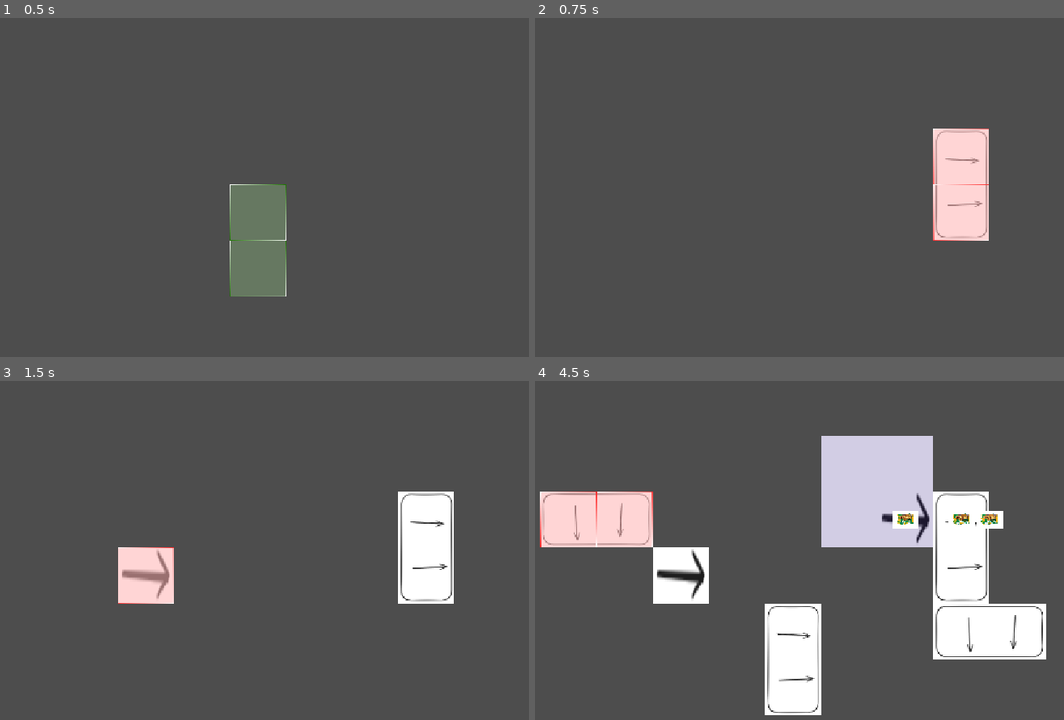
Above: before the commit, frames 1-4 (two rows, left to right).
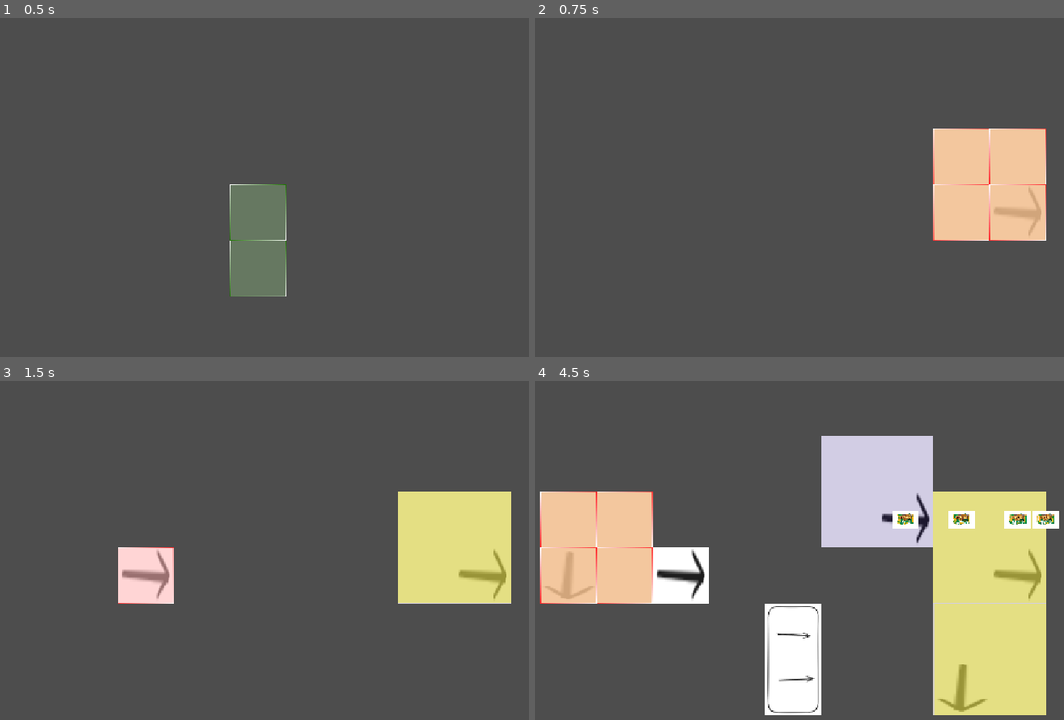
Above: after the commit, the same moments.

Repository: Schlutzkrapfen/Camara-Game
Game: Godot game, scene res://Levels/main_scene.tscn
The game is run twice, just before and just after one commit, with the same random seed, the same clock (stepped at 60 frames per second) and the same inputs.
Inputs (mouse positions are in pixels of both pictures, inside the frame that each line leads up to):
- Up to frame 1 (0.5 s): no input
- Up to frame 2 (0.75 s): tap Enter at 0.5 s; move the mouse to (947, 180) at 0.52 s; tap 3 (HeadFactory, bound only after the commit) at 0.6 s; click (947, 180) at 0.67 s
- Up to frame 3 (1.5 s): tap Space at 0.77, 1.25 s; move the mouse to (142, 581) at 1.27 s; tap 1 (Belt) at 1.35 s; click (142, 581) at 1.42 s
- Up to frame 4 (4.5 s): tap Space at 1.52, 3.02, 3.5, 3.77 s; tap 3 (HeadFactory, bound only after the commit) at 1.55, 2.3, 3.05, 3.8, 4.35 s; tap Enter at 2, 4.25 s; move the mouse to (873, 482) at 2.02 s; tap ' (Goo_maker) at 2.1 s; click (873, 482) at 2.17 s; move the mouse to (773, 635) at 2.77 s; tap 2 (Splitter) at 2.85 s; click (773, 635) at 2.92 s; move the mouse to (1000, 618) at 3.52 s; hold R (roration) 3.53-4.28 s; click (1000, 618) at 3.67 s; move the mouse to (614, 509) at 4.27 s; click (614, 509) at 4.42 s

Frame 1 is identical in both runs. In frame 2, 6.9% of the frame differs, in the area x 75-97%, y 32-66%; in frame 3, 7.1%; in frame 4, 21%, in the area x 0-100%, y 32-99%.

Commit message:
starded working on the input

Diff:
--- a/items/goo.tscn
+++ b/Levels/items/goo.tscn
@@ -1,7 +1,7 @@
 [gd_scene format=3 uid="uid://okfpuqgbojjs"]
 
 [ext_resource type="Texture2D" uid="uid://b156hx6atwntv" path="res://assets/Protype Factory/OIP-3525223804.jpg" id="1_kyumw"]
-[ext_resource type="Script" uid="uid://c13qp403g0800" path="res://items/item_resources.gd" id="2_kyumw"]
+[ext_resource type="Script" uid="uid://c13qp403g0800" path="res://Levels/items/item_resources.gd" id="2_kyumw"]
 
 [node name="goo" type="Sprite2D" unique_id=2078084850]
 scale = Vector2(0.1, 0.1)
--- a/Levels/main_scene.tscn
+++ b/Levels/main_scene.tscn
@@ -8,6 +8,7 @@
 [ext_resource type="Texture2D" uid="uid://b5w0sxaixnlhk" path="res://assets/Protype Factory/splitter.png" id="3_wr0fo"]
 [ext_resource type="Texture2D" uid="uid://cjxdymamhuqj0" path="res://assets/Protype Factory/goofactory.png" id="4_mc1i1"]
 [ext_resource type="Script" uid="uid://b7r4n585kvy5" path="res://script/spawner.gd" id="4_p8lrm"]
+[ext_resource type="Texture2D" uid="uid://d27i4qnwa0txv" path="res://assets/Protype Factory/headfactory.png" id="4_xnfqo"]
 [ext_resource type="Script" uid="uid://bko1gb6s0qt05" path="res://Levels/flow_field.gd" id="6_8rkvs"]
 [ext_resource type="Script" uid="uid://bi4ewvw0hvmxg" path="res://script/switch_factory.gd" id="8_wjs4o"]
 
@@ -28,6 +29,14 @@
 0:0/0 = 0
 0:1/0 = 0
 
+[sub_resource type="TileSetAtlasSource" id="TileSetAtlasSource_kumpi"]
+texture = ExtResource("4_xnfqo")
+texture_region_size = Vector2i(100, 100)
+0:0/0 = 0
+1:0/0 = 0
+0:1/0 = 0
+1:1/0 = 0
+
 [sub_resource type="TileSetAtlasSource" id="TileSetAtlasSource_qs7lm"]
 texture = ExtResource("4_mc1i1")
 texture_region_size = Vector2i(100, 100)
@@ -42,6 +51,7 @@
 sources/0 = SubResource("TileSetAtlasSource_mne4e")
 sources/2 = SubResource("TileSetAtlasSource_mc1i1")
 sources/4 = SubResource("TileSetAtlasSource_qs7lm")
+sources/3 = SubResource("TileSetAtlasSource_kumpi")
 
 [sub_resource type="TileSetAtlasSource" id="TileSetAtlasSource_8rkvs"]
 texture = ExtResource("1_wjs4o")
--- a/Resourcen/building_resource.gd
+++ b/Resourcen/building_resource.gd
@@ -10,4 +10,5 @@
 @export var output:Array[itemResouce]
 #Which tile has the output and which direction
 @export var output_tile:Dictionary[Vector2i,Global.TileTransform]
+@export var input_size:int = 1
 var cur_input:Array[itemResouce]
--- a/Resourcen/goo.tres
+++ b/Resourcen/goo.tres
@@ -1,6 +1,6 @@
 [gd_resource type="Resource" script_class="itemResouce" format=3 uid="uid://bvdqxr7232ip4"]
 
-[ext_resource type="PackedScene" uid="uid://okfpuqgbojjs" path="res://items/goo.tscn" id="1_oc1hb"]
+[ext_resource type="PackedScene" uid="uid://okfpuqgbojjs" path="res://Levels/items/goo.tscn" id="1_oc1hb"]
 [ext_resource type="Script" uid="uid://e10ksi240mgo" path="res://Resourcen/item_resource.gd" id="2_j6o5v"]
 
 [resource]
--- /dev/null
+++ b/Resourcen/head_maker.tres
@@ -0,0 +1,13 @@
+[gd_resource type="Resource" script_class="BuildingResource" format=3 uid="uid://ckqqp71ilh3ve"]
+
+[ext_resource type="Script" uid="uid://e10ksi240mgo" path="res://Resourcen/item_resource.gd" id="1_6bj6n"]
+[ext_resource type="Script" uid="uid://c46u5wpm1rwce" path="res://Resourcen/building_resource.gd" id="2_qto3q"]
+
+[resource]
+script = ExtResource("2_qto3q")
+size = Vector2i(2, 2)
+tilemap_id = 3
+craft_time = 1.0
+output_tile = Dictionary[Vector2i, int]({
+Vector2i(0, 0): 0
+})
--- a/project.godot
+++ b/project.godot
@@ -36,9 +36,9 @@
 
 folder_colors={
 "res://Levels/": "yellow",
+"res://Levels/items/": "pink",
 "res://Resourcen/": "green",
 "res://assets/": "orange",
-"res://items/": "pink",
 "res://script/": "blue"
 }
 
@@ -54,9 +54,10 @@
 "events": [Object(InputEventKey,"resource_local_to_scene":false,"resource_name":"","device":-1,"window_id":0,"alt_press …(191 unchanged characters)…
 ]
 }
-Fectory={
+HeadFactory={
 "deadzone": 0.2,
-"events": []
+"events": [Object(InputEventKey,"resource_local_to_scene":false,"resource_name":"","device":-1,"window_id":0,"alt_pressed":false,"shift_pressed":false,"ctrl_pressed":false,"meta_pressed":false,"pressed":false,"keycode":0,"physical_keycode":51,"key_label":0,"unicode":51,"location":0,"echo":false,"script":null)
+]
 }
 FactorySwitcherUp={
 "deadzone": 0.2,
--- a/script/globals/Global.gd
+++ b/script/globals/Global.gd
@@ -2,7 +2,8 @@
 @onready var factory_list: Array[BuildingResource] = [
 	preload("res://Resourcen/conaer_belt.tres"),
 	preload("res://Resourcen/splitter.tres"),
-	preload("res://Resourcen/goo_factory.tres")
+	preload("res://Resourcen/goo_factory.tres"),
+	preload("res://Resourcen/head_maker.tres")
 ]
 var current_house: int = 1
 enum TileTransform {
--- a/script/switch_factory.gd
+++ b/script/switch_factory.gd
@@ -8,6 +8,8 @@
 		Global.current_house = 1
 	if event.is_action_released("Goo_maker"):
 		Global.current_house = 2
+	if event.is_action_released("HeadFactory"):
+		Global.current_house = 3
 	if event.is_action_pressed("roration"):
 		var rotations = Global.TileTransform.values()
 		var index = rotations.find(Global.currentrotation)
Renamed: items/item_resources.gd -> Levels/items/item_resources.gd
Renamed: items/item_resources.gd.uid -> Levels/items/item_resources.gd.uid
Binary file added: assets/Protype Factory/headfactory.png
Not shown, added: assets/Protype Factory/headfactory.png.import
